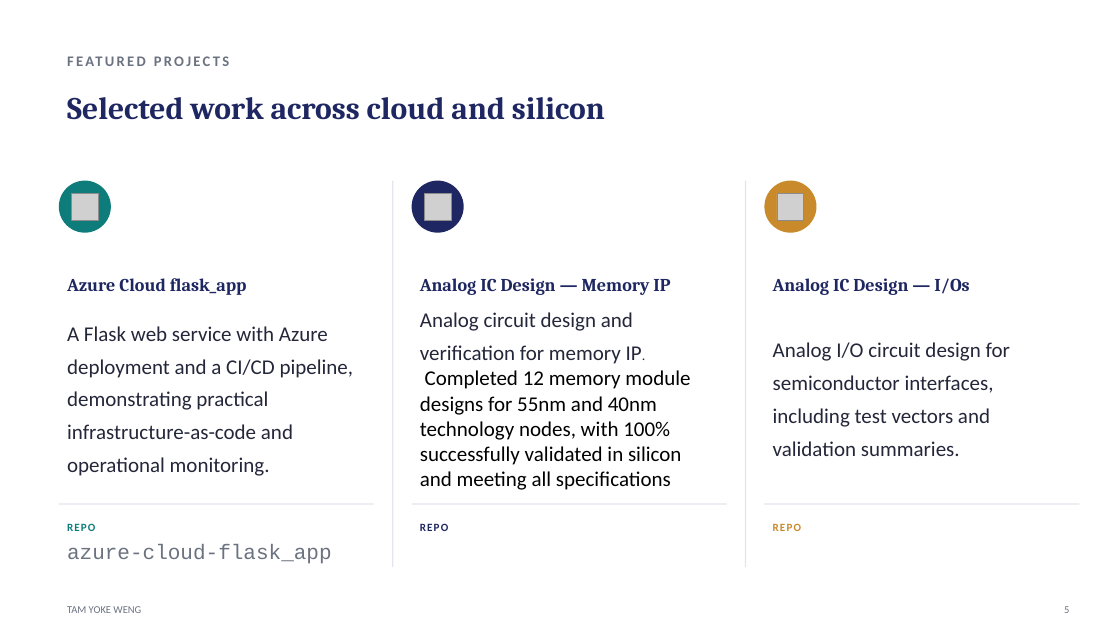
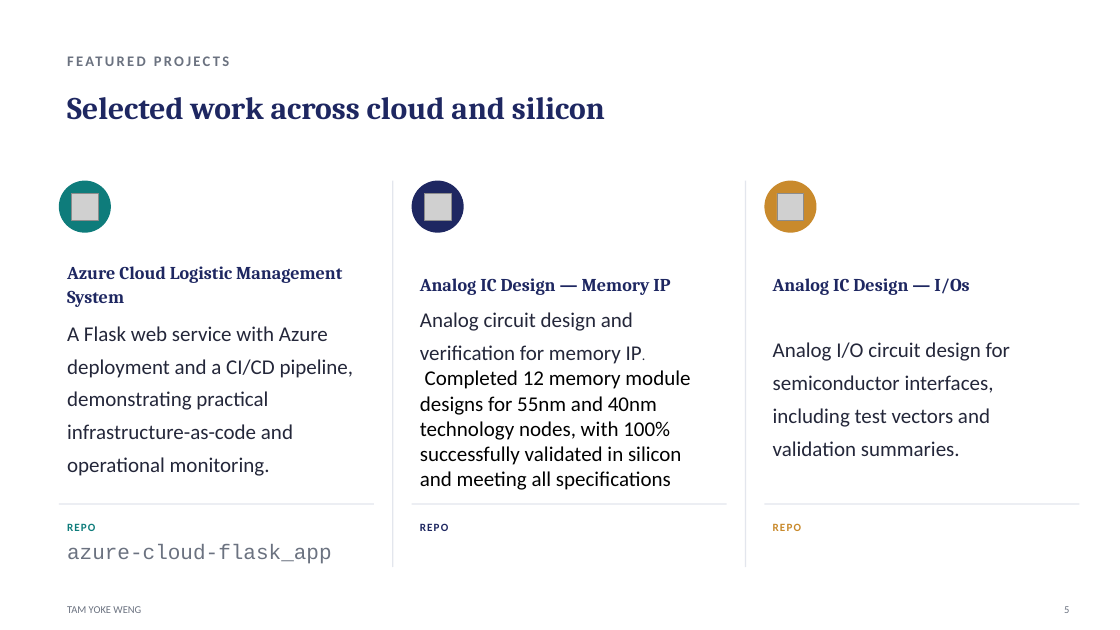
Before and after one commit to tamyokeweng-pixel/My_Portfolio, a slide deck: slide 5 of Tam_Yoke_Weng_Git_Profile.pptx. Drawn at 1120x630 pixels with LibreOffice and Linux fonts; fonts in the diff are those of the drawing; grey boxes stand for pictures. Boxes give left, top, right and bottom in pixels: in the first picture for what was removed or moved away, otherwise in the second. Text is boxed around its words. In the diff, an @@ line names an element or a change of style, - is before the commit and + after.

```diff
--- a/Tam_Yoke_Weng_Git_Profile.pptx
+++ b/Tam_Yoke_Weng_Git_Profile.pptx
@@ text at [67, 266, 342, 307]: text changed @@
-Azure Cloud flask_app
+Azure Cloud Logistic Management System
```
Also in this commit, not shown: 2 other slides changed.
